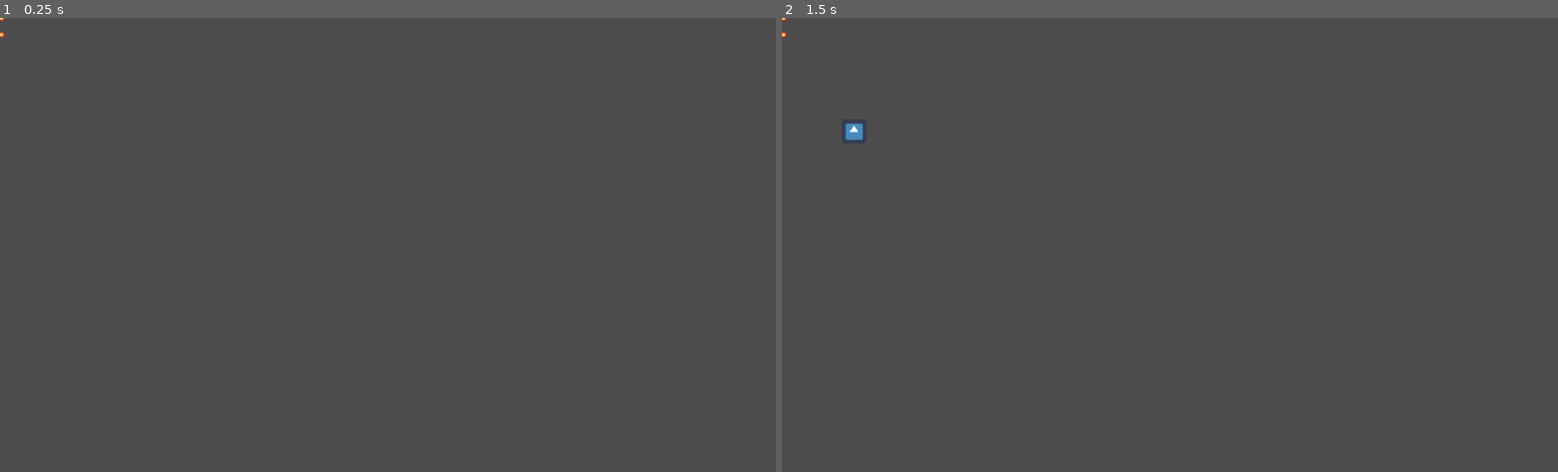
Above: before the commit, frames 1-2 (left to right).
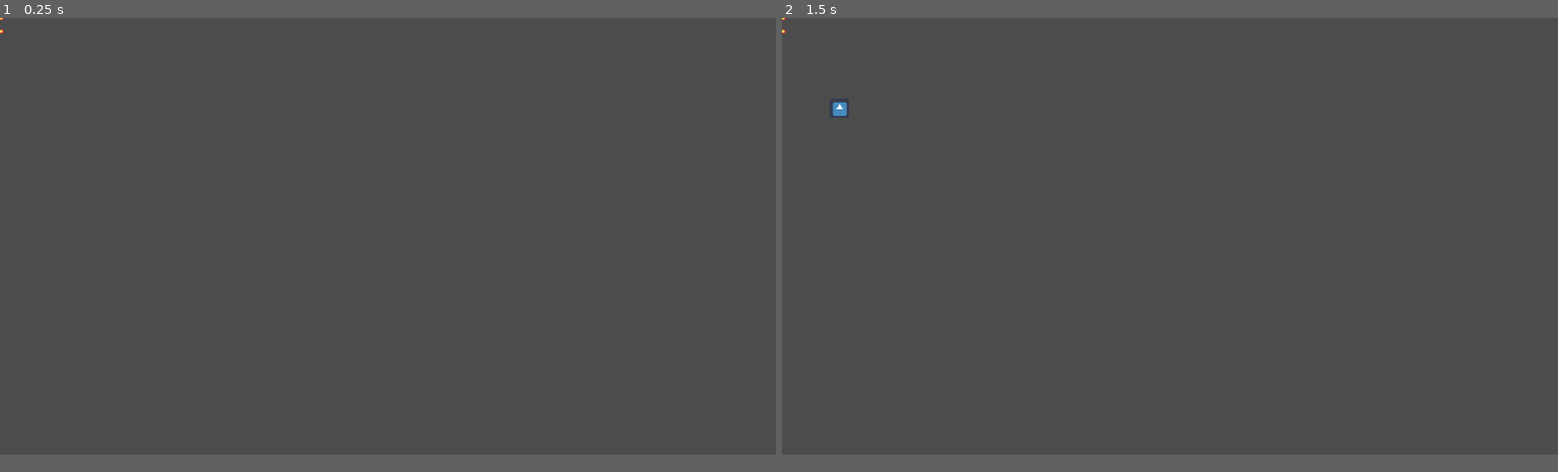
Above: after the commit, the same moments.

Repository: PoliPyc/DIYTournament
Game: Godot game, scene res://Player.tscn
Same seed, same stepped clock (60 frames per second), same inputs: the game is played once before the commit and once after it. Before the commit the project has no main scene; this scene is started directly in both runs. The engine's default icon, where the game draws it, is replaced by a stand-in: a white triangle on a blue panel in a dark square.
Inputs:
- Up to frame 1 (0.25 s): no input
- Up to frame 2 (1.5 s): tap Enter (ui_accept) at 0.5, 0.77, 1.25 s; hold Right (ui_right) from 0.53 s (still down); tap Tab (ui_focus_next) at 0.6 s; tap Z (shoot, bound only after the commit) at 1.35 s
In our replay, the window is 800x468 before the commit and 800x450 after it. These sizes can differ from the game's own. Grey fills any space a smaller window leaves; there, only what the larger window draws over its background counts as a difference.

The runs differ from the first frame. In frame 1, less than 0.1% of the frame differs, in the area x 0-1%, y 0-5%; in frame 2, 0.2%, in the area x 0-11%, y 0-27%.
Error after the commit: Attempt to call function 'get_node' in base 'null instance' on a null instance. (res://Builder.gd:13)

Commit message:
building

Diff:
--- /dev/null
+++ b/Builder.gd
@@ -0,0 +1,88 @@
+extends Node
+
+var map
+
+var isBuilderMode = false
+var cursorX = 0
+var cursorY = 0
+export(PackedScene) var cursor_prefab
+export(PackedScene) var tile_prefab
+var cursor = null
+
+func _ready():
+    map = get_tree().get_root().get_node("World").get_node("Map") as Map
+    cursorX = map.worldCoordToTileCoord(get_parent().position.x)
+    cursorY = map.worldCoordToTileCoord(get_parent().position.y)
+    spawnStartPlatform()
+
+func _process(delta):
+    processInput();
+    handleCursorExistance();
+
+func handleCursorExistance():
+    if (cursor == null && isBuilderMode):
+        cursor = cursor_prefab.instance()
+        cursor.position.x = map.tileCoordToWorldCoord(cursorX);
+        cursor.position.y = map.tileCoordToWorldCoord(cursorY);
+        (map as Node).add_child(cursor)
+    elif (cursor != null && !isBuilderMode):
+        cursor.queue_free()
+        cursor = null
+
+func processInput():
+    var hasPositionChanged = false;
+    if Input.is_action_just_pressed("ui_focus_next"):
+        isBuilderMode = !isBuilderMode;
+    if (!isBuilderMode):
+        return
+
+    if Input.is_action_just_pressed("ui_right"):
+        cursorX += 1
+        hasPositionChanged = true;
+    elif Input.is_action_just_pressed("ui_left"):
+        cursorX -= 1
+        hasPositionChanged = true;
+    elif Input.is_action_just_pressed("ui_up"):
+        cursorY -= 1
+        hasPositionChanged = true;
+    elif Input.is_action_just_pressed("ui_down"):
+        cursorY += 1
+        hasPositionChanged = true;
+    elif Input.is_action_just_pressed("ui_select"):
+        spawnAtCursor()
+        hasPositionChanged = true;
+    if (hasPositionChanged):
+        cursor.position.x = map.tileCoordToWorldCoord(cursorX);
+        cursor.position.y = map.tileCoordToWorldCoord(cursorY);
+
+func spawnAtCursor():
+    print(map.world[cursorX][cursorY])
+    if (map.world[cursorX][cursorY] != null):
+        map.world[cursorX][cursorY].queue_free()
+        map.world[cursorX][cursorY] = null
+
+    var tile = tile_prefab.instance()
+    tile.position.x = map.tileCoordToWorldCoord(cursorX);
+    tile.position.y = map.tileCoordToWorldCoord(cursorY);
+    (map as Node).add_child(tile)
+    map.world[cursorX][cursorY] = tile
+
+# Wiem że to nie powinno tu być, jebać
+func spawnStartPlatform():
+    var x = map.worldCoordToTileCoord(get_parent().position.x)
+    var y = map.worldCoordToTileCoord(get_parent().position.y)
+
+    map.world[x][y + 1] = map.default_tile.instance()
+    map.world[x][y + 1].position.x = map.tileCoordToWorldCoord(x)
+    map.world[x][y + 1].position.y = map.tileCoordToWorldCoord(y + 1)
+    (map as Node).add_child(map.world[x][y + 1])
+
+    map.world[x - 1][y + 1] = map.default_tile.instance()
+    map.world[x - 1][y + 1].position.y = map.tileCoordToWorldCoord(y + 1)
+    map.world[x - 1][y + 1].position.x = map.tileCoordToWorldCoord(x - 1)
+    (map as Node).add_child(map.world[x - 1][y + 1])
+
+    map.world[x + 1][y + 1] = map.default_tile.instance()
+    map.world[x + 1][y + 1].position.x = map.tileCoordToWorldCoord(x + 1)
+    map.world[x + 1][y + 1].position.y = map.tileCoordToWorldCoord(y + 1)
+    (map as Node).add_child(map.world[x + 1][y + 1])
--- a/Builder.tscn
+++ b/Builder.tscn
@@ -1,5 +1,10 @@
-[gd_scene format=2]
+[gd_scene load_steps=4 format=2]
+
+[ext_resource path="res://Builder.gd" type="Script" id=1]
+[ext_resource path="res://Tiles/cursor.tscn" type="PackedScene" id=2]
+[ext_resource path="res://Tiles/dirt.tscn" type="PackedScene" id=3]
 
 [node name="Builder" type="Node"]
-
-[node name="Sprite" type="Sprite" parent="."]
+script = ExtResource( 1 )
+cursor_prefab = ExtResource( 2 )
+tile_prefab = ExtResource( 3 )
--- /dev/null
+++ b/Map.gd
@@ -0,0 +1,36 @@
+extends Node
+class_name Map
+
+export(int) var LEVEL_WIDTH  = 40
+export(int) var LEVEL_HEIGHT = 22
+export(int) var TILE_SIZE = 32
+export(PackedScene) var default_tile
+
+var world = []
+
+# Called when the node enters the scene tree for the first time.
+func _ready():
+    generate() # Replace with function body.
+
+# Called every frame. 'delta' is the elapsed time since the previous frame.
+#func _process(delta):
+#    pass
+
+func generate():
+    print("gen")
+    for x in range(LEVEL_WIDTH):
+        world.append([])
+        world[x] = []
+        for y in range(LEVEL_HEIGHT):
+            world[x].append([])
+            world[x][y] = null
+#            world[x][y] = default_tile.instance()
+#            world[x][y].position.x = tileCoordToWorldCoord(x)
+#            world[x][y].position.y = tileCoordToWorldCoord(y)
+#            self.add_child(world[x][y])
+
+func tileCoordToWorldCoord(coord):
+    return coord * TILE_SIZE;
+
+func worldCoordToTileCoord(coord):
+    return coord / TILE_SIZE;
--- /dev/null
+++ b/Tiles/cursor.tscn
@@ -0,0 +1,8 @@
+[gd_scene load_steps=2 format=2]
+
+[ext_resource path="res://res/tile_cursor.png" type="Texture" id=1]
+
+[node name="Node2D" type="Node2D"]
+
+[node name="Sprite" type="Sprite" parent="."]
+texture = ExtResource( 1 )
--- /dev/null
+++ b/Tiles/dirt.tscn
@@ -0,0 +1,16 @@
+[gd_scene load_steps=3 format=2]
+
+[ext_resource path="res://res/platform_tile.png" type="Texture" id=1]
+
+[sub_resource type="RectangleShape2D" id=1]
+extents = Vector2( 16, 16 )
+
+[node name="Node2D" type="Node2D"]
+
+[node name="StaticBody2D" type="StaticBody2D" parent="."]
+
+[node name="Sprite" type="Sprite" parent="StaticBody2D"]
+texture = ExtResource( 1 )
+
+[node name="CollisionShape2D" type="CollisionShape2D" parent="StaticBody2D"]
+shape = SubResource( 1 )
--- /dev/null
+++ b/World_Tymek.tscn
@@ -0,0 +1,17 @@
+[gd_scene load_steps=4 format=2]
+
+[ext_resource path="res://Map.gd" type="Script" id=1]
+[ext_resource path="res://Tiles/dirt.tscn" type="PackedScene" id=2]
+[ext_resource path="res://Player_model.tscn" type="PackedScene" id=3]
+
+[node name="World" type="Node2D"]
+
+[node name="Map" type="Node" parent="."]
+script = ExtResource( 1 )
+default_tile = ExtResource( 2 )
+
+[node name="Player_body" parent="." instance=ExtResource( 3 )]
+position = Vector2( 96, 224 )
+
+[node name="Player_body2" parent="." instance=ExtResource( 3 )]
+position = Vector2( 928, 224 )
--- a/project.godot
+++ b/project.godot
@@ -8,22 +8,36 @@
 
 config_version=4
 
-_global_script_classes=[  ]
+_global_script_classes=[ {
+"base": "Node",
+"class": "Map",
+"language": "GDScript",
+"path": "res://Map.gd"
+} ]
 _global_script_class_icons={
-
+"Map": ""
 }
 
 [application]
 
 config/name="DIYTournament"
-run/main_scene="res://World_projectiles.tscn"
+run/main_scene="res://World_Tymek.tscn"
 config/icon="res://icon.png"
+
+[display]
+
+window/size/width=1280
+window/size/height=720
+window/size/resizable=false
+window/size/fullscreen=true
+window/stretch/mode="2d"
+window/stretch/aspect="keep"
 
 [input]
 
 shoot={
 "deadzone": 0.5,
-"events": [ Object(InputEventKey,"resource_local_to_scene":false,"resource_name":"","device":0,"alt":false,"shift":false,"control":false,"meta":false,"command":false,"pressed":false,"scancode":32,"unicode":0,"echo":false,"script":null)
+"events": [ Object(InputEventKey,"resource_local_to_scene":false,"resource_name":"","device":0,"alt":false,"shift":false,"control":false,"meta":false,"command":false,"pressed":false,"scancode":90,"unicode":0,"echo":false,"script":null)
  ]
 }
 
